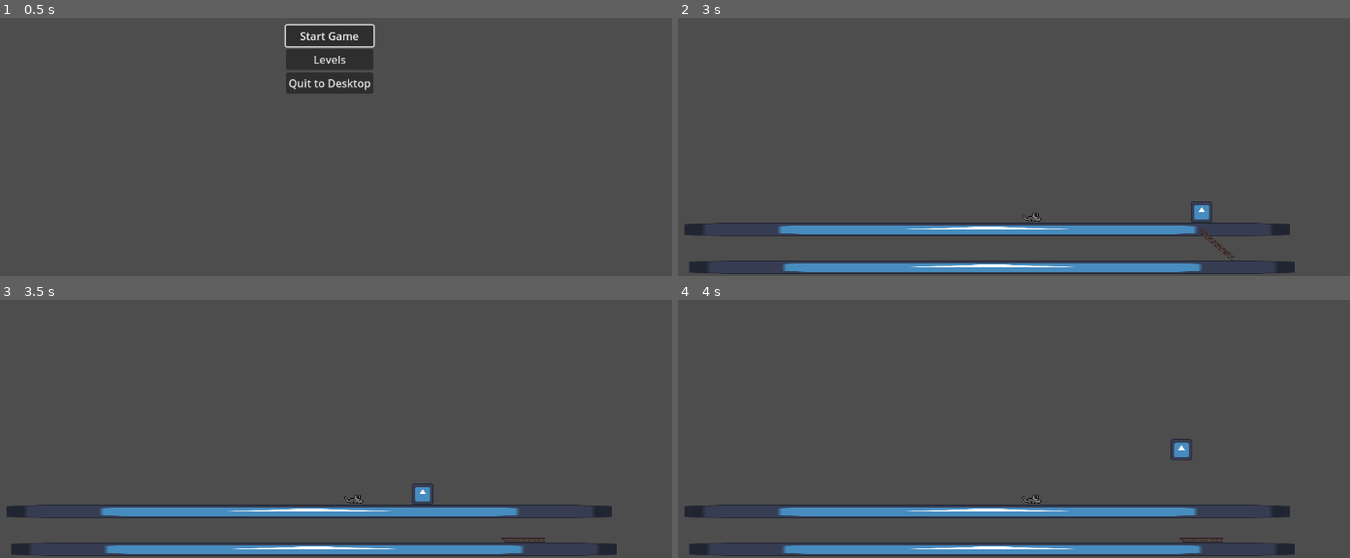
Above: before the commit, frames 1-4 (two rows, left to right).
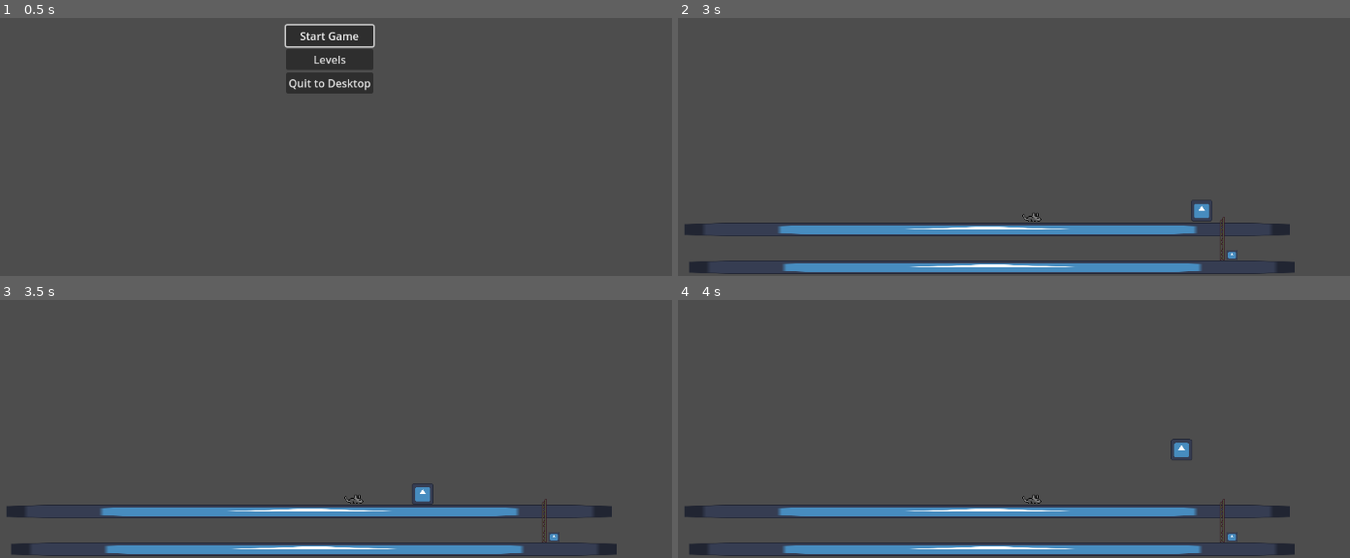
Above: after the commit, the same moments.

Repository: venajustin/GMTK2024
Game: Godot game, scene res://main.tscn
The game is run twice, just before and just after one commit, with the same random seed, the same clock (stepped at 60 frames per second) and the same inputs. The engine's default icon, where the game draws it, is replaced by a stand-in: a white triangle on a blue panel in a dark square.
Inputs:
- Up to frame 1 (0.5 s): no input
- Up to frame 2 (3 s): click "Start Game" at 0.5 s; tap Enter at 1.25 s; hold D (move_right) 1.28-2.78 s; tap Space (jump) at 1.52, 2.27 s; hold A (move_left) from 2.78 s (still down)
- Up to frame 3 (3.5 s): keep holding A (move_left)
- Up to frame 4 (4 s): release A (move_left) at 3.53 s; hold D (move_right) from 3.53 s (still down); tap Space (jump) at 3.77 s

Frame 1 is identical in both runs. In frame 2, 0.2% of the frame differs, in the area x 76-84%, y 70-94%; in frame 3, 0.2%; in frame 4, 0.2%.

Commit message:
ladder-V1.0
this ladder is working now as intended

Diff:
--- /dev/null
+++ b/Levels/ladderfix.gd
@@ -0,0 +1,14 @@
+extends Area2D
+
+
+
+func _on_body_entered(body):
+	if body.name == "Player":
+		if body.climbing == false:
+			body.climbing = true
+
+
+func _on_body_exited(body):
+	if body.name == "Player":
+		if body.climbing == true:
+			body.climbing = false
--- a/Levels/level1.tscn
+++ b/Levels/level1.tscn
@@ -1,11 +1,15 @@
-[gd_scene load_steps=8 format=3 uid="uid://d18wgpprplhse"]
+[gd_scene load_steps=10 format=3 uid="uid://d18wgpprplhse"]
 
 [ext_resource type="PackedScene" uid="uid://bpl0nr0fxip02" path="res://Scenes/player.tscn" id="1_i44p1"]
 [ext_resource type="PackedScene" uid="uid://c017sb5wueiyn" path="res://Scenes/platform.tscn" id="2_nbr7g"]
 [ext_resource type="Script" path="res://Scripts/CameraController.gd" id="3_fpfi7"]
 [ext_resource type="PackedScene" uid="uid://c0laycxbbb477" path="res://Scenes/cheese.tscn" id="4_wy48c"]
 [ext_resource type="Texture2D" uid="uid://cahy1j02xtu6y" path="res://Assets/Ladder_32_64.png" id="6_77g2y"]
-[ext_resource type="Script" path="res://Levels/RigidBody2D.gd" id="6_li6sd"]
+[ext_resource type="Script" path="res://Levels/ladderfix.gd" id="6_fujap"]
+[ext_resource type="Texture2D" uid="uid://dibstbyxxrtje" path="res://Assets/icon.svg" id="7_vsn71"]
+
+[sub_resource type="RectangleShape2D" id="RectangleShape2D_1ajkh"]
+size = Vector2(7, 65)
 
 [sub_resource type="RectangleShape2D" id="RectangleShape2D_718h7"]
 size = Vector2(7, 64)
@@ -32,8 +36,7 @@
 [node name="RigidBody2D" type="RigidBody2D" parent="."]
 position = Vector2(895, 591)
 collision_layer = 2
-collision_mask = 7
-script = ExtResource("6_li6sd")
+collision_mask = 6
 
 [node name="Sprite2D" type="Sprite2D" parent="RigidBody2D"]
 texture_filter = 1
@@ -42,10 +45,21 @@
 texture = ExtResource("6_77g2y")
 
 [node name="Area2D" type="Area2D" parent="RigidBody2D"]
+script = ExtResource("6_fujap")
+
+[node name="CollisionShape2D" type="CollisionShape2D" parent="RigidBody2D/Area2D"]
+position = Vector2(-0.5, -1.5)
+shape = SubResource("RectangleShape2D_1ajkh")
+debug_color = Color(0.934755, 0.141345, 0.532725, 0.42)
 
 [node name="CollisionShape2D" type="CollisionShape2D" parent="RigidBody2D"]
 position = Vector2(-0.5, -1)
 shape = SubResource("RectangleShape2D_718h7")
 
-[connection signal="body_entered" from="RigidBody2D/Area2D" to="RigidBody2D" method="_on_area_2d_body_entered"]
-[connection signal="body_exited" from="RigidBody2D/Area2D" to="RigidBody2D" method="_on_area_2d_body_exited"]
+[node name="Icon" type="Sprite2D" parent="."]
+position = Vector2(909, 615)
+scale = Vector2(0.128907, 0.113281)
+texture = ExtResource("7_vsn71")
+
+[connection signal="body_entered" from="RigidBody2D/Area2D" to="RigidBody2D/Area2D" method="_on_body_entered"]
+[connection signal="body_exited" from="RigidBody2D/Area2D" to="RigidBody2D/Area2D" method="_on_body_exited"]
--- /dev/null
+++ b/Scenes/ladder.tscn
@@ -0,0 +1,36 @@
+[gd_scene load_steps=5 format=3 uid="uid://bcwk67ec57535"]
+
+[ext_resource type="Texture2D" uid="uid://cahy1j02xtu6y" path="res://Assets/Ladder_32_64.png" id="1_76m17"]
+[ext_resource type="Script" path="res://Levels/ladderfix.gd" id="2_nim6k"]
+
+[sub_resource type="RectangleShape2D" id="RectangleShape2D_1ajkh"]
+size = Vector2(7, 65)
+
+[sub_resource type="RectangleShape2D" id="RectangleShape2D_718h7"]
+size = Vector2(7, 64)
+
+[node name="ladder" type="RigidBody2D"]
+position = Vector2(895, 591)
+collision_layer = 2
+collision_mask = 6
+
+[node name="Sprite2D" type="Sprite2D" parent="."]
+texture_filter = 1
+position = Vector2(0, -1.49999)
+scale = Vector2(1, 1.04687)
+texture = ExtResource("1_76m17")
+
+[node name="Area2D" type="Area2D" parent="."]
+script = ExtResource("2_nim6k")
+
+[node name="CollisionShape2D" type="CollisionShape2D" parent="Area2D"]
+position = Vector2(-0.5, -1.5)
+shape = SubResource("RectangleShape2D_1ajkh")
+debug_color = Color(0.934755, 0.141345, 0.532725, 0.42)
+
+[node name="CollisionShape2D" type="CollisionShape2D" parent="."]
+position = Vector2(-0.5, -1)
+shape = SubResource("RectangleShape2D_718h7")
+
+[connection signal="body_entered" from="Area2D" to="Area2D" method="_on_body_entered"]
+[connection signal="body_exited" from="Area2D" to="Area2D" method="_on_body_exited"]
